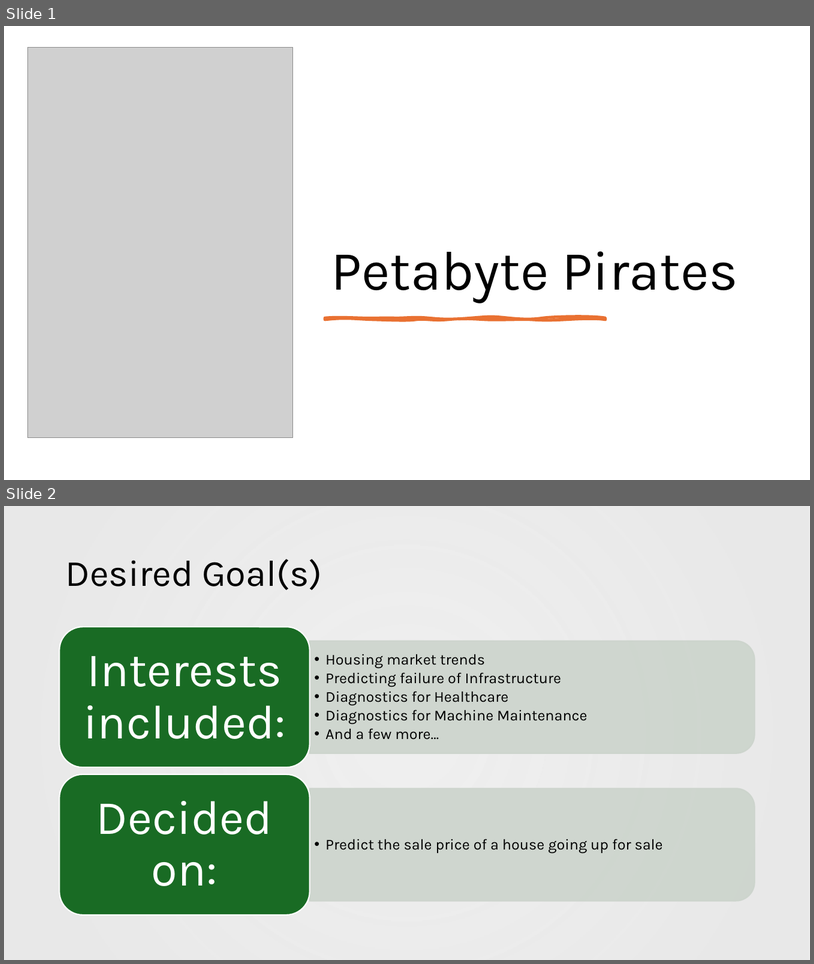
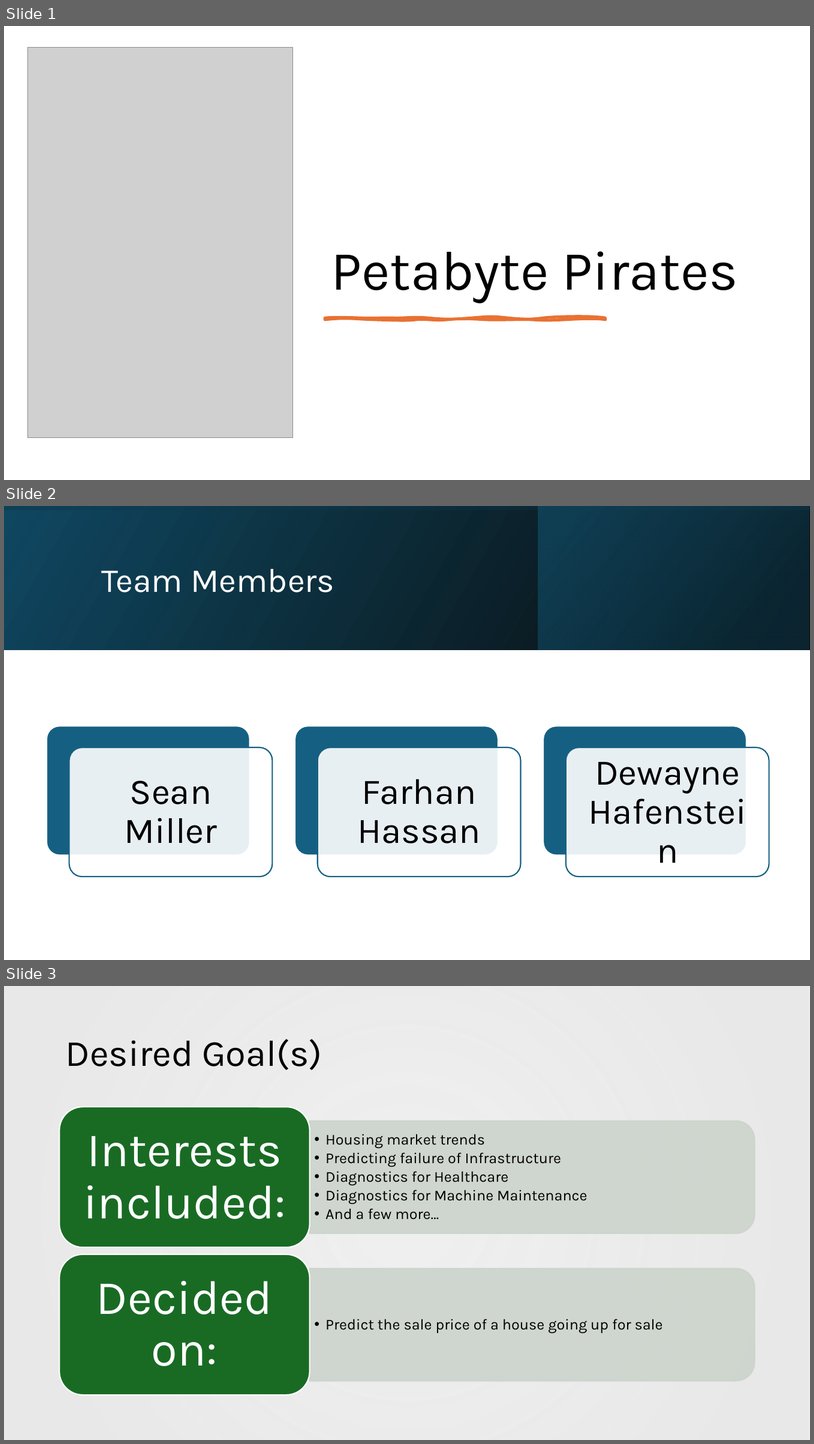
Before and after one commit to dewayneh57/ACS5513, a slide deck: Petabyte Pirates.pptx. Shown one above the other, each under a label of ours: slides 1 and 2 before the commit, slides 1, 2 and 3 after it. The pictures are 814x964 and 814x1444 pixels, drawn with LibreOffice and Linux fonts; fonts in the diff are those of the drawing; grey boxes stand for pictures; background and template pictures are left out. Boxes give left, top, right and bottom in pixels: in the first picture for what was removed or moved away, otherwise in the second. Text is boxed around its words. In the diff, an @@ line names an element or a change of style, - is before the commit and + after.

Commit message:
Added project members

```diff
--- a/Petabyte Pirates.pptx
+++ b/Petabyte Pirates.pptx
@@ slide 2 added at <box>4,506,810,960</box>, background #FFFFFF @@
@@ rectangle added at <box>4,506,810,649</box>, fill gradient #000000 to #104862 @@
@@ rectangle added at <box>4,506,810,649</box>, fill gradient #104862 to #000000 @@
@@ rectangle added at <box>539,506,810,649</box>, fill gradient #0B3041 to #156082 @@
@@ title added at <box>102,568,335,592</box>, 40 pt, text #FFFFFF @@
+Team Members
@@ group added at <box>47,726,769,876</box>: 6 rounded rectangles, 3 texts @@
+Sean Miller
+Farhan Hassan
+Dewayne Hafenstein
@@ what was slide 2 is now slide 3 @@
```
